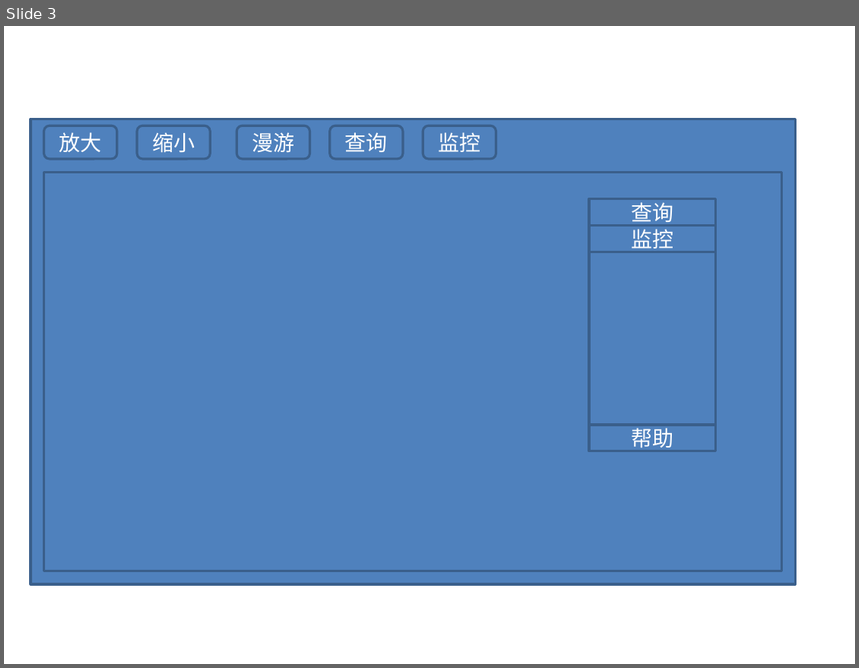
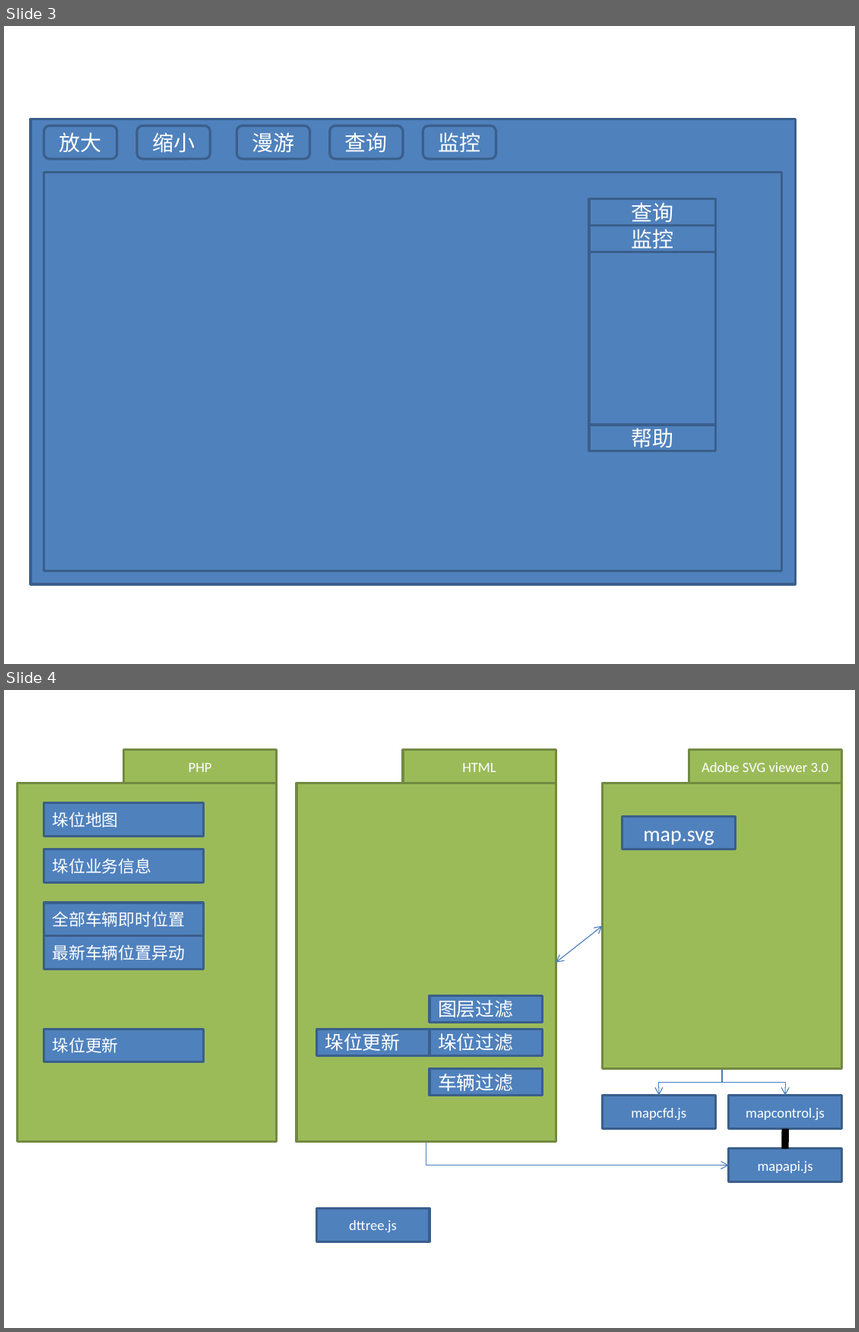
Before and after one commit to huhongjun/mygis, a slide deck: docu/arch.pptx. Shown one above the other, each under a label of ours: slide 3 before the commit, slides 3 and 4 after it. The pictures are 859x668 and 859x1332 pixels, drawn with LibreOffice and Linux fonts; fonts in the diff are those of the drawing. Boxes give left, top, right and bottom in pixels: in the first picture for what was removed or moved away, otherwise in the second. Text is boxed around its words. In the diff, an @@ line names an element or a change of style, - is before the commit and + after.

```diff
--- a/docu/arch.pptx
+++ b/docu/arch.pptx
@@ slide 4 added at <box>4,690,855,1328</box>, background #FFFFFF @@
@@ rectangle added at <box>124,749,278,783</box>, fill #9BBB59, outline #738A42 2 pt, 12 pt, text #FFFFFF @@
+PHP
@@ rectangle added at <box>403,749,557,783</box>, fill #9BBB59, outline #738A42 2 pt, 12 pt, text #FFFFFF @@
+HTML
@@ rectangle added at <box>690,749,842,783</box>, fill #9BBB59, outline #738A42 2 pt, 12 pt, text #FFFFFF @@
+Adobe SVG viewer 3.0
@@ rectangle added at <box>18,783,278,1142</box>, fill #9BBB59, outline #738A42 2 pt @@
@@ rectangle added at <box>44,803,203,837</box>, fill #4F81BD, outline #3A5F8C 2 pt, 14 pt, text #FFFFFF @@
+垛位地图
@@ rectangle added at <box>297,783,557,1142</box>, fill #9BBB59, outline #738A42 2 pt @@
@@ rectangle added at <box>602,783,842,1068</box>, fill #9BBB59, outline #738A42 2 pt @@
@@ rectangle added at <box>623,816,736,849</box>, fill #4F81BD, outline #3A5F8C 2 pt, 18 pt, text #FFFFFF @@
+map.svg
@@ rectangle added at <box>44,849,203,882</box>, fill #4F81BD, outline #3A5F8C 2 pt, 14 pt, text #FFFFFF @@
+垛位业务信息
@@ rectangle added at <box>44,903,203,936</box>, fill #4F81BD, outline #3A5F8C 2 pt, 14 pt, text #FFFFFF @@
+全部车辆即时位置
@@ rectangle added at <box>44,936,203,969</box>, fill #4F81BD, outline #3A5F8C 2 pt, 14 pt, text #FFFFFF @@
+最新车辆位置异动
@@ double arrow added from (556, 962) to (602, 926), #4B7EBC 0.75 pt @@
@@ rectangle added at <box>430,996,543,1022</box>, fill #4F81BD, outline #3A5F8C 2 pt, 16 pt, text #FFFFFF @@
+图层过滤
@@ rectangle added at <box>44,1029,203,1062</box>, fill #4F81BD, outline #3A5F8C 2 pt, 14 pt, text #FFFFFF @@
+垛位更新
@@ rectangle added at <box>316,1029,430,1055</box>, fill #4F81BD, outline #3A5F8C 2 pt, 16 pt, text #FFFFFF @@
+垛位更新
@@ rectangle added at <box>430,1029,543,1055</box>, fill #4F81BD, outline #3A5F8C 2 pt, 16 pt, text #FFFFFF @@
+垛位过滤
@@ rectangle added at <box>430,1068,543,1095</box>, fill #4F81BD, outline #3A5F8C 2 pt, 16 pt, text #FFFFFF @@
+车辆过滤
@@ elbow arrow added from (722, 1068) to (659, 1096), #4B7EBC 0.75 pt @@
@@ elbow arrow added from (722, 1068) to (785, 1096), #4B7EBC 0.75 pt @@
@@ rectangle added at <box>602,1096,715,1129</box>, fill #4F81BD, outline #3A5F8C 2 pt, 12 pt, text #FFFFFF @@
+mapcfd.js
@@ rectangle added at <box>729,1096,842,1129</box>, fill #4F81BD, outline #3A5F8C 2 pt, 12 pt, text #FFFFFF @@
+mapcontrol.js
@@ elbow arrow added from (427, 1142) to (729, 1166), #4B7EBC 0.75 pt @@
@@ line added from (785, 1129) to (785, 1149), #000000 6 pt @@
@@ rectangle added at <box>729,1149,842,1182</box>, fill #4F81BD, outline #3A5F8C 2 pt, 12 pt, text #FFFFFF @@
+mapapi.js
@@ rectangle added at <box>316,1208,430,1242</box>, fill #4F81BD, outline #3A5F8C 2 pt, 12 pt, text #FFFFFF @@
+dttree.js
```
Also in this commit, not shown: 1 other slide added, 1 slide removed, 6 other files.
